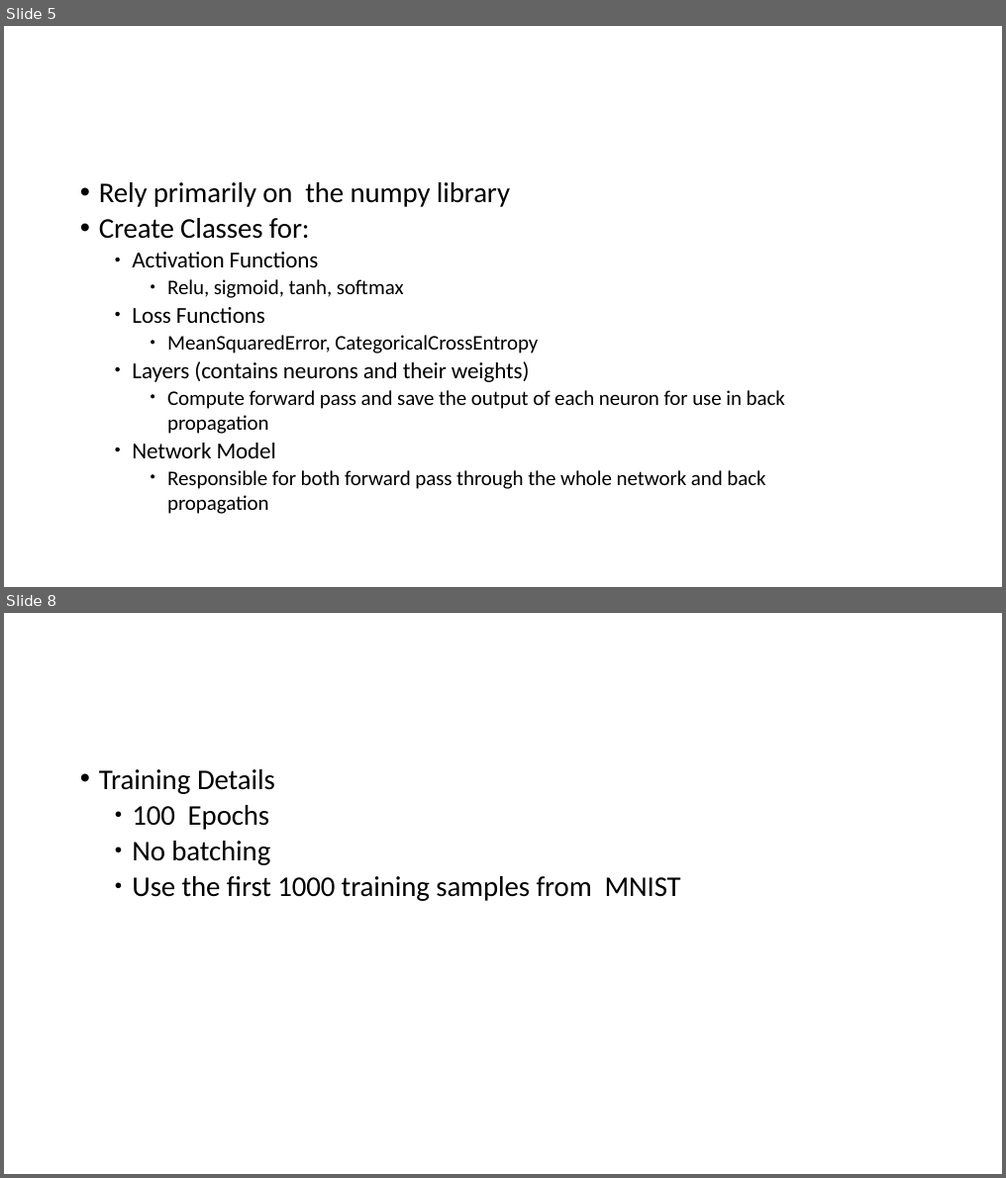
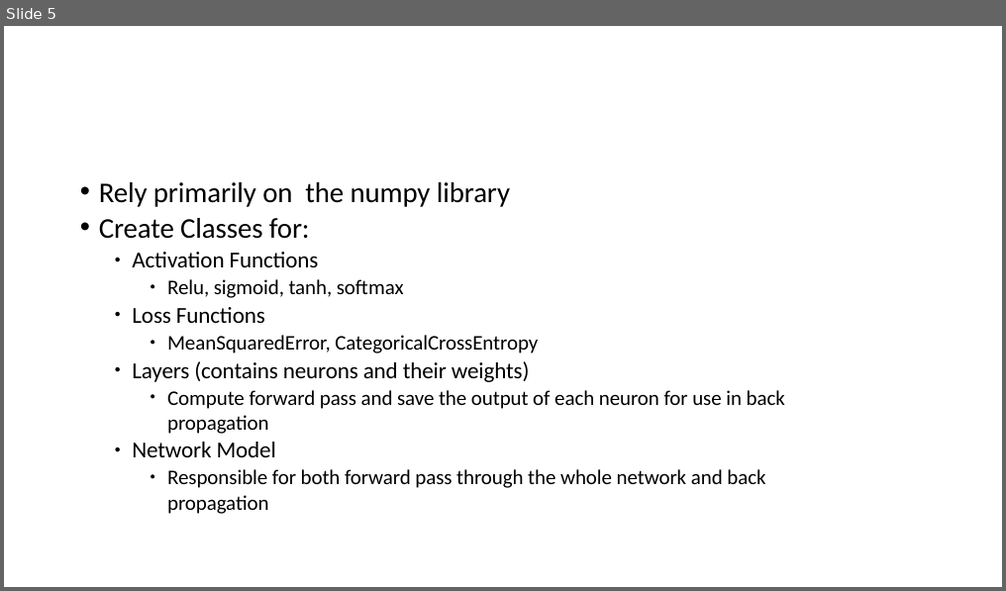
Before and after one commit to zpearson36/cs898, a slide deck: project/presentation.pptx. Shown one above the other, each under a label of ours: slides 5 and 8 before the commit, slide 5 after it; the slides between them are not shown. The pictures are 1006x1178 and 1006x591 pixels, drawn with LibreOffice and Linux fonts; fonts in the diff are those of the drawing; background and template pictures are left out. Boxes give left, top, right and bottom in pixels: in the first picture for what was removed or moved away, otherwise in the second. Text is boxed around its words. In the diff, an @@ line names an element or a change of style, - is before the commit and + after.

```diff
--- a/project/presentation.pptx
+++ b/project/presentation.pptx
@@ slide 8 removed at [4, 613, 1002, 1174], background picture (left out); not listed: 1 template element that a slide beside it also shows @@
@@ title removed at [245, 639, 835, 701] @@
-Proposed Method
@@ text removed at [99, 769, 681, 901] @@
-• Training Details
-    ● 100 Epochs
-    ● No batching
-    ● Use the first 1000 training samples from MNIST
```
Also in this commit, not shown: 5 slides changed, 8 slides added, 2 other slides removed.
